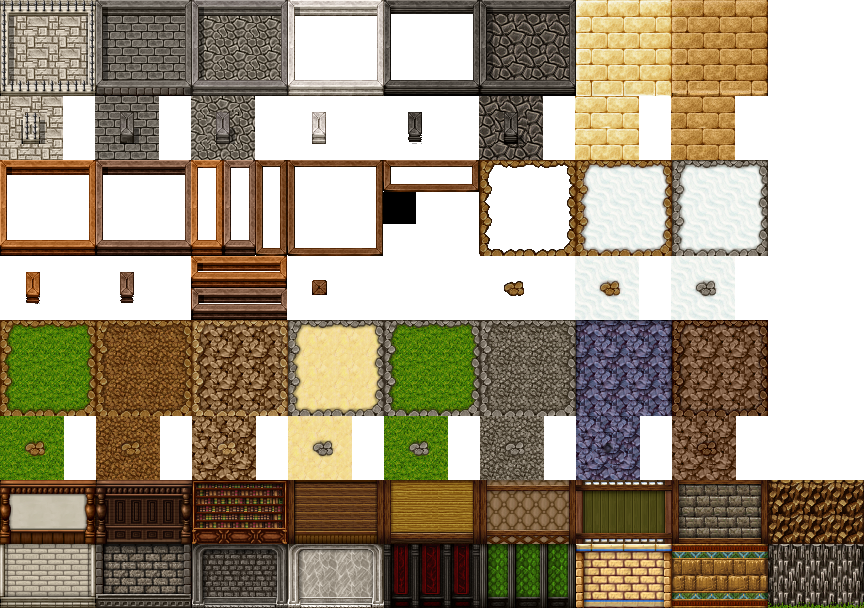
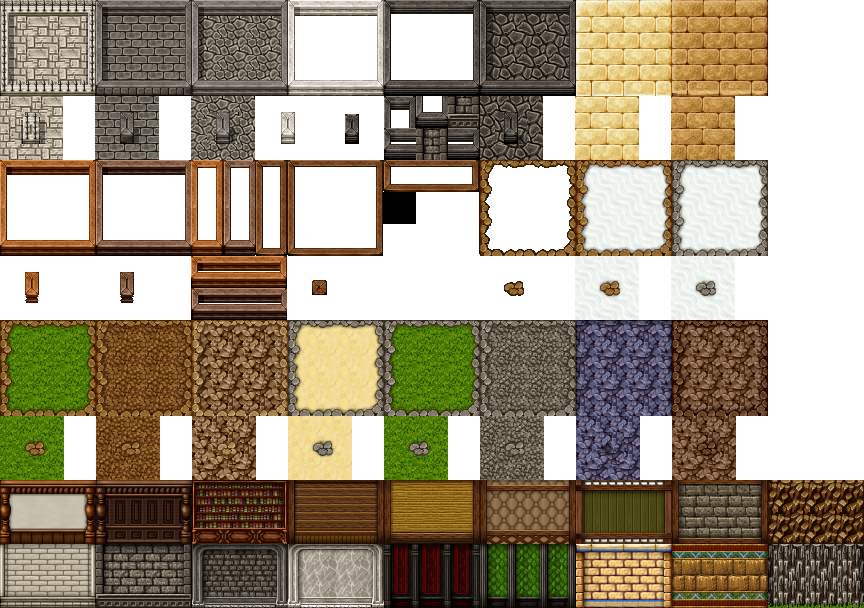
Revision of a layered w=864, h=608 image; what changed, layer by layer:
painted on "celianna_TileA4_no_gutter.png" over (25, 96, 480, 304)
